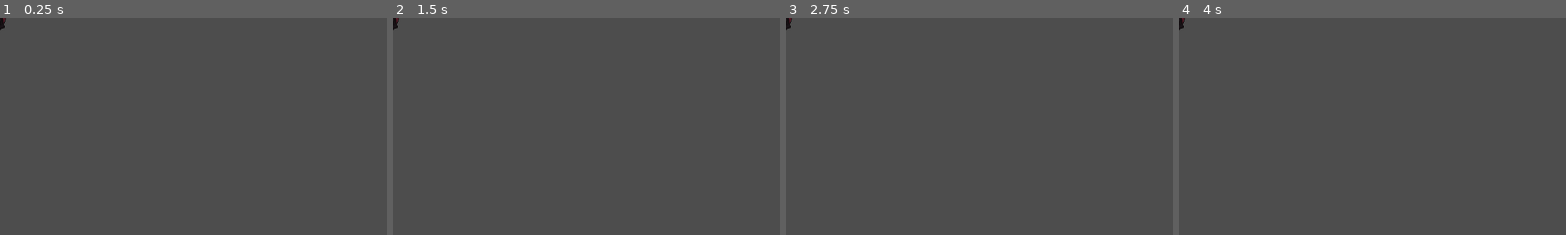
Above: before the commit, frames 1-4 (left to right).
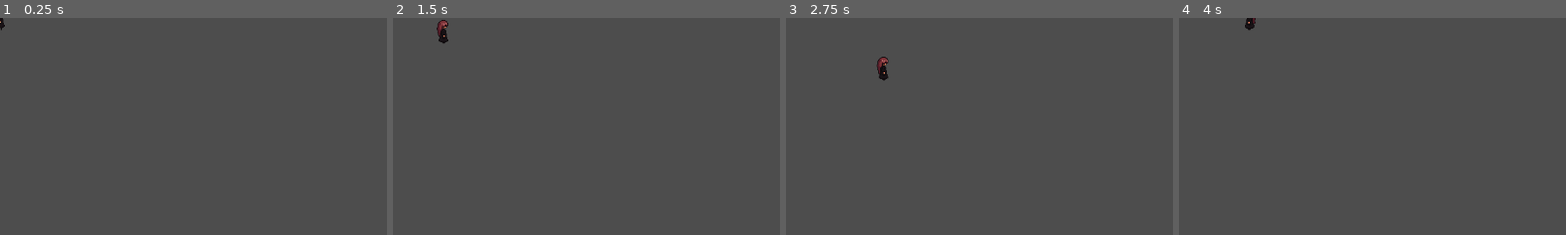
Above: after the commit, the same moments.

Repository: shreyasaga2011-lang/daydream
Game: Godot game, scene res://main.tscn
Two runs of this game, one before a commit and one after it. Both use one fixed random seed, a clock stepped at 60 frames per second and the inputs below.
Inputs:
- Up to frame 1 (0.25 s): no input
- Up to frame 2 (1.5 s): tap Enter at 0.5 s; hold Right (ui_right) 0.53-1.28 s; tap Space at 1.25 s; hold Down (ui_down) from 1.28 s (still down)
- Up to frame 3 (2.75 s): tap Enter at 2 s; release Down (ui_down) at 2.03 s; hold Right (ui_right) from 2.03 s (still down)
- Up to frame 4 (4 s): tap Space at 2.75 s; release Right (ui_right) at 2.78 s; hold Up (ui_up) 2.78-3.53 s; hold Left (ui_left) from 3.53 s (still down)
The pictures show only the part of the screen within x 0-50%, y 0-50%; the shares and areas given below are measured in that part.

The runs differ from the first frame. In frame 1, less than 0.1% of the frame differs, in the area x 0-2%, y 0-6%; in frame 2, 0.3%; in frame 3, 0.3%, in the area x 0-27%, y 0-30%; in frame 4, 0.2%.
Error before the commit: Attempt to call function 'play' in base 'null instance' on a null instance. (res://player.gd:52)

Commit message:
player working

Diff:
--- a/player.gd
+++ b/player.gd
@@ -1,52 +1,34 @@
 extends CharacterBody2D
 
-@export var movement_speed: float = 60.0
-var character_direction: Vector2 = Vector2.ZERO
-var last_facing_direction: String = "Right"  # Track last facing direction
+@export var movement_speed: float = 100.0
 
-enum States { IDLE, MOVE }
-var currentState = States.IDLE
+var last_facing_direction := "Right"  # Used for idle animations
 
 func _physics_process(delta: float) -> void:
-	handle_state_transitions()
-	perform_state_actions(delta)
+	var input_vector = Input.get_vector("ui_left", "ui_right", "ui_up", "ui_down")
+
+	if input_vector != Vector2.ZERO:
+		velocity = input_vector.normalized() * movement_speed
+
+		# Handle animations based on direction
+		if input_vector.x < 0:
+			$AnimatedSprite2D.play("walkLeft")
+			last_facing_direction = "Left"
+		elif input_vector.x > 0:
+			$AnimatedSprite2D.play("walkRight")
+			last_facing_direction = "Right"
+		else:
+			# If only vertical movement, play last facing direction walk
+			if last_facing_direction == "Left":
+				$AnimatedSprite2D.play("walkLeft")
+			else:
+				$AnimatedSprite2D.play("walkRight")
+	else:
+		velocity = Vector2.ZERO
+
+		if last_facing_direction == "Left":
+			$AnimatedSprite2D.play("idleLeft")
+		else:
+			$AnimatedSprite2D.play("idleRight")
+
 	move_and_slide()
-
-
-func handle_state_transitions() -> void:
-	if Input.is_action_pressed("ui_left") or Input.is_action_pressed("ui_right") or Input.is_action_pressed("ui_up") or Input.is_action_pressed("ui_down"):
-		currentState = States.MOVE
-	else:
-		currentState = States.IDLE
-
-
-func perform_state_actions(delta: float) -> void:
-	match currentState:
-		States.MOVE:
-			character_direction.x = Input.get_axis("ui_left", "ui_right")
-			character_direction.y = Input.get_axis("ui_up", "ui_down")
-			character_direction = character_direction.normalized()
-
-			# Set animation based on direction
-			if character_direction.x < 0:
-				$AnimatedSprite2D.play("walkLeft")
-				last_facing_direction = "Left"
-			elif character_direction.x > 0:
-				$AnimatedSprite2D.play("walkRight")
-				last_facing_direction = "Right"
-			else:
-				# Going vertically — play last facing direction
-				if last_facing_direction == "Left":
-					$AnimatedSprite2D.play("walkLeft")
-				else:
-					$AnimatedSprite2D.play("walkRight")
-
-			velocity = character_direction * movement_speed
-
-		States.IDLE:
-			velocity = velocity.move_toward(Vector2.ZERO, movement_speed * delta)
-
-			if last_facing_direction == "Left":
-				$AnimatedSprite2D.play("idleLeft")
-			else:
-				$AnimatedSprite2D.play("idleRight")
--- a/player.tscn
+++ b/player.tscn
@@ -1,47 +1,167 @@
-[gd_scene load_steps=11 format=3 uid="uid://4pqund3nukl7"]
+[gd_scene load_steps=45 format=3 uid="uid://4pqund3nukl7"]
 
 [ext_resource type="Script" uid="uid://dgemna2cprj7k" path="res://player.gd" id="1_onrkg"]
+[ext_resource type="Texture2D" uid="uid://donmf8kb2x7wu" path="res://PlayerRun-ezgif.com-gif-to-sprite-converter.png" id="2_i3pqv"]
+[ext_resource type="Texture2D" uid="uid://bego2enf4yifu" path="res://PlayerIdleLeft-ezgif.com-gif-to-sprite-converter.png" id="2_sweqy"]
+[ext_resource type="Texture2D" uid="uid://uehujjfhsd3w" path="res://PlayerIdle-ezgif.com-gif-to-sprite-converter.png" id="3_hqtel"]
 [ext_resource type="Texture2D" uid="uid://bv3awpg0fnhyb" path="res://PlayerRunLeft-ezgif.com-gif-to-sprite-converter.png" id="3_i3pqv"]
 
-[sub_resource type="AtlasTexture" id="AtlasTexture_hqtel"]
-atlas = ExtResource("3_i3pqv")
+[sub_resource type="AtlasTexture" id="AtlasTexture_2hs0m"]
+atlas = ExtResource("2_sweqy")
+region = Rect2(80, 0, 20, 36)
+
+[sub_resource type="AtlasTexture" id="AtlasTexture_1jxqw"]
+atlas = ExtResource("2_sweqy")
+region = Rect2(60, 0, 20, 36)
+
+[sub_resource type="AtlasTexture" id="AtlasTexture_dw050"]
+atlas = ExtResource("2_sweqy")
+region = Rect2(40, 0, 20, 36)
+
+[sub_resource type="AtlasTexture" id="AtlasTexture_b26j0"]
+atlas = ExtResource("2_sweqy")
+region = Rect2(20, 0, 20, 36)
+
+[sub_resource type="AtlasTexture" id="AtlasTexture_n7ghd"]
+atlas = ExtResource("2_sweqy")
 region = Rect2(0, 0, 20, 36)
 
-[sub_resource type="AtlasTexture" id="AtlasTexture_sweqy"]
-atlas = ExtResource("3_i3pqv")
+[sub_resource type="AtlasTexture" id="AtlasTexture_nvl01"]
+atlas = ExtResource("2_sweqy")
+region = Rect2(80, 36, 20, 36)
+
+[sub_resource type="AtlasTexture" id="AtlasTexture_ivps1"]
+atlas = ExtResource("2_sweqy")
+region = Rect2(60, 36, 20, 36)
+
+[sub_resource type="AtlasTexture" id="AtlasTexture_urp6f"]
+atlas = ExtResource("2_sweqy")
+region = Rect2(40, 36, 20, 36)
+
+[sub_resource type="AtlasTexture" id="AtlasTexture_bwjto"]
+atlas = ExtResource("2_sweqy")
+region = Rect2(20, 36, 20, 36)
+
+[sub_resource type="AtlasTexture" id="AtlasTexture_606se"]
+atlas = ExtResource("2_sweqy")
+region = Rect2(0, 36, 20, 36)
+
+[sub_resource type="AtlasTexture" id="AtlasTexture_u1c27"]
+atlas = ExtResource("2_sweqy")
+region = Rect2(80, 72, 20, 36)
+
+[sub_resource type="AtlasTexture" id="AtlasTexture_op7ga"]
+atlas = ExtResource("2_sweqy")
+region = Rect2(60, 72, 20, 36)
+
+[sub_resource type="AtlasTexture" id="AtlasTexture_q13i1"]
+atlas = ExtResource("3_hqtel")
+region = Rect2(0, 0, 20, 36)
+
+[sub_resource type="AtlasTexture" id="AtlasTexture_pylmc"]
+atlas = ExtResource("3_hqtel")
 region = Rect2(20, 0, 20, 36)
 
-[sub_resource type="AtlasTexture" id="AtlasTexture_2hs0m"]
-atlas = ExtResource("3_i3pqv")
+[sub_resource type="AtlasTexture" id="AtlasTexture_pbfsw"]
+atlas = ExtResource("3_hqtel")
 region = Rect2(40, 0, 20, 36)
 
-[sub_resource type="AtlasTexture" id="AtlasTexture_1jxqw"]
-atlas = ExtResource("3_i3pqv")
+[sub_resource type="AtlasTexture" id="AtlasTexture_5tmop"]
+atlas = ExtResource("3_hqtel")
 region = Rect2(60, 0, 20, 36)
 
-[sub_resource type="AtlasTexture" id="AtlasTexture_dw050"]
-atlas = ExtResource("3_i3pqv")
+[sub_resource type="AtlasTexture" id="AtlasTexture_7ahtn"]
+atlas = ExtResource("3_hqtel")
 region = Rect2(80, 0, 20, 36)
 
-[sub_resource type="AtlasTexture" id="AtlasTexture_b26j0"]
-atlas = ExtResource("3_i3pqv")
+[sub_resource type="AtlasTexture" id="AtlasTexture_7lmhl"]
+atlas = ExtResource("3_hqtel")
+region = Rect2(0, 36, 20, 36)
+
+[sub_resource type="AtlasTexture" id="AtlasTexture_dx0e4"]
+atlas = ExtResource("3_hqtel")
+region = Rect2(20, 36, 20, 36)
+
+[sub_resource type="AtlasTexture" id="AtlasTexture_jm5j8"]
+atlas = ExtResource("3_hqtel")
+region = Rect2(40, 36, 20, 36)
+
+[sub_resource type="AtlasTexture" id="AtlasTexture_7hik5"]
+atlas = ExtResource("3_hqtel")
 region = Rect2(60, 36, 20, 36)
 
-[sub_resource type="AtlasTexture" id="AtlasTexture_n7ghd"]
-atlas = ExtResource("3_i3pqv")
+[sub_resource type="AtlasTexture" id="AtlasTexture_qtqh7"]
+atlas = ExtResource("3_hqtel")
 region = Rect2(80, 36, 20, 36)
 
-[sub_resource type="SpriteFrames" id="SpriteFrames_nvl01"]
-resource_name = "walkLeft"
+[sub_resource type="AtlasTexture" id="AtlasTexture_2wuci"]
+atlas = ExtResource("3_hqtel")
+region = Rect2(0, 72, 20, 36)
+
+[sub_resource type="AtlasTexture" id="AtlasTexture_iruf7"]
+atlas = ExtResource("3_hqtel")
+region = Rect2(20, 72, 20, 36)
+
+[sub_resource type="AtlasTexture" id="AtlasTexture_j5n4i"]
+atlas = ExtResource("3_i3pqv")
+region = Rect2(80, 0, 20, 36)
+
+[sub_resource type="AtlasTexture" id="AtlasTexture_634y6"]
+atlas = ExtResource("3_i3pqv")
+region = Rect2(60, 0, 20, 36)
+
+[sub_resource type="AtlasTexture" id="AtlasTexture_efrwb"]
+atlas = ExtResource("3_i3pqv")
+region = Rect2(40, 0, 20, 36)
+
+[sub_resource type="AtlasTexture" id="AtlasTexture_hiqhm"]
+atlas = ExtResource("3_i3pqv")
+region = Rect2(20, 0, 20, 36)
+
+[sub_resource type="AtlasTexture" id="AtlasTexture_tkwlq"]
+atlas = ExtResource("3_i3pqv")
+region = Rect2(0, 0, 20, 36)
+
+[sub_resource type="AtlasTexture" id="AtlasTexture_hl5qd"]
+atlas = ExtResource("3_i3pqv")
+region = Rect2(80, 36, 20, 36)
+
+[sub_resource type="AtlasTexture" id="AtlasTexture_ek41f"]
+atlas = ExtResource("3_i3pqv")
+region = Rect2(60, 36, 20, 36)
+
+[sub_resource type="AtlasTexture" id="AtlasTexture_khis8"]
+atlas = ExtResource("2_i3pqv")
+region = Rect2(0, 0, 20, 36)
+
+[sub_resource type="AtlasTexture" id="AtlasTexture_b88wv"]
+atlas = ExtResource("2_i3pqv")
+region = Rect2(20, 0, 20, 36)
+
+[sub_resource type="AtlasTexture" id="AtlasTexture_pgbbb"]
+atlas = ExtResource("2_i3pqv")
+region = Rect2(40, 0, 20, 36)
+
+[sub_resource type="AtlasTexture" id="AtlasTexture_331ug"]
+atlas = ExtResource("2_i3pqv")
+region = Rect2(60, 0, 20, 36)
+
+[sub_resource type="AtlasTexture" id="AtlasTexture_ny14h"]
+atlas = ExtResource("2_i3pqv")
+region = Rect2(80, 0, 20, 36)
+
+[sub_resource type="AtlasTexture" id="AtlasTexture_ibah8"]
+atlas = ExtResource("2_i3pqv")
+region = Rect2(0, 36, 20, 36)
+
+[sub_resource type="AtlasTexture" id="AtlasTexture_3iwfv"]
+atlas = ExtResource("2_i3pqv")
+region = Rect2(20, 36, 20, 36)
+
+[sub_resource type="SpriteFrames" id="SpriteFrames_qwsg1"]
 animations = [{
 "frames": [{
 "duration": 1.0,
-"texture": SubResource("AtlasTexture_hqtel")
-}, {
-"duration": 1.0,
-"texture": SubResource("AtlasTexture_sweqy")
-}, {
-"duration": 1.0,
 "texture": SubResource("AtlasTexture_2hs0m")
 }, {
 "duration": 1.0,
@@ -55,9 +175,123 @@
 }, {
 "duration": 1.0,
 "texture": SubResource("AtlasTexture_n7ghd")
+}, {
+"duration": 1.0,
+"texture": SubResource("AtlasTexture_nvl01")
+}, {
+"duration": 1.0,
+"texture": SubResource("AtlasTexture_ivps1")
+}, {
+"duration": 1.0,
+"texture": SubResource("AtlasTexture_urp6f")
+}, {
+"duration": 1.0,
+"texture": SubResource("AtlasTexture_bwjto")
+}, {
+"duration": 1.0,
+"texture": SubResource("AtlasTexture_606se")
+}, {
+"duration": 1.0,
+"texture": SubResource("AtlasTexture_u1c27")
+}, {
+"duration": 1.0,
+"texture": SubResource("AtlasTexture_op7ga")
 }],
 "loop": true,
-"name": &"default",
+"name": &"idleLeft",
+"speed": 5.0
+}, {
+"frames": [{
+"duration": 1.0,
+"texture": SubResource("AtlasTexture_q13i1")
+}, {
+"duration": 1.0,
+"texture": SubResource("AtlasTexture_pylmc")
+}, {
+"duration": 1.0,
+"texture": SubResource("AtlasTexture_pbfsw")
+}, {
+"duration": 1.0,
+"texture": SubResource("AtlasTexture_5tmop")
+}, {
+"duration": 1.0,
+"texture": SubResource("AtlasTexture_7ahtn")
+}, {
+"duration": 1.0,
+"texture": SubResource("AtlasTexture_7lmhl")
+}, {
+"duration": 1.0,
+"texture": SubResource("AtlasTexture_dx0e4")
+}, {
+"duration": 1.0,
+"texture": SubResource("AtlasTexture_jm5j8")
+}, {
+"duration": 1.0,
+"texture": SubResource("AtlasTexture_7hik5")
+}, {
+"duration": 1.0,
+"texture": SubResource("AtlasTexture_qtqh7")
+}, {
+"duration": 1.0,
+"texture": SubResource("AtlasTexture_2wuci")
+}, {
+"duration": 1.0,
+"texture": SubResource("AtlasTexture_iruf7")
+}],
+"loop": true,
+"name": &"idleRight",
+"speed": 5.0
+}, {
+"frames": [{
+"duration": 1.0,
+"texture": SubResource("AtlasTexture_j5n4i")
+}, {
+"duration": 1.0,
+"texture": SubResource("AtlasTexture_634y6")
+}, {
+"duration": 1.0,
+"texture": SubResource("AtlasTexture_efrwb")
+}, {
+"duration": 1.0,
+"texture": SubResource("AtlasTexture_hiqhm")
+}, {
+"duration": 1.0,
+"texture": SubResource("AtlasTexture_tkwlq")
+}, {
+"duration": 1.0,
+"texture": SubResource("AtlasTexture_hl5qd")
+}, {
+"duration": 1.0,
+"texture": SubResource("AtlasTexture_ek41f")
+}],
+"loop": true,
+"name": &"walkLeft",
+"speed": 5.0
+}, {
+"frames": [{
+"duration": 1.0,
+"texture": SubResource("AtlasTexture_khis8")
+}, {
+"duration": 1.0,
+"texture": SubResource("AtlasTexture_b88wv")
+}, {
+"duration": 1.0,
+"texture": SubResource("AtlasTexture_pgbbb")
+}, {
+"duration": 1.0,
+"texture": SubResource("AtlasTexture_331ug")
+}, {
+"duration": 1.0,
+"texture": SubResource("AtlasTexture_ny14h")
+}, {
+"duration": 1.0,
+"texture": SubResource("AtlasTexture_ibah8")
+}, {
+"duration": 1.0,
+"texture": SubResource("AtlasTexture_3iwfv")
+}],
+"loop": true,
+"name": &"walkRight",
 "speed": 5.0
 }]
 
@@ -66,7 +300,6 @@
 
 [node name="CollisionShape2D" type="CollisionShape2D" parent="."]
 
-[node name="walk right" type="AnimatedSprite2D" parent="."]
-sprite_frames = SubResource("SpriteFrames_nvl01")
-
-[node name="idle right" type="AnimatedSprite2D" parent="."]
+[node name="AnimatedSprite2D" type="AnimatedSprite2D" parent="."]
+sprite_frames = SubResource("SpriteFrames_qwsg1")
+animation = &"idleLeft"
Binary file added: PlayerIdle-ezgif.com-gif-to-sprite-converter.png
Not shown, added: PlayerIdle-ezgif.com-gif-to-sprite-converter.png.import
Binary file added: PlayerIdleLeft-ezgif.com-gif-to-sprite-converter.png
Not shown, added: PlayerIdleLeft-ezgif.com-gif-to-sprite-converter.png.import
